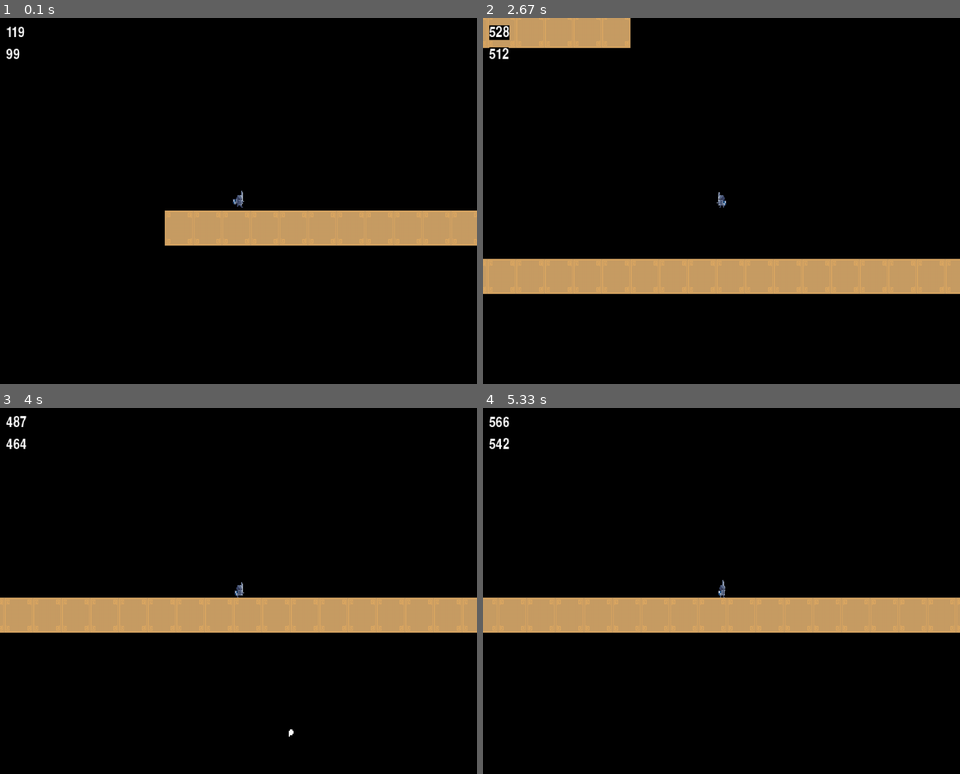
Above: before the commit, frames 1-4 (two rows, left to right).
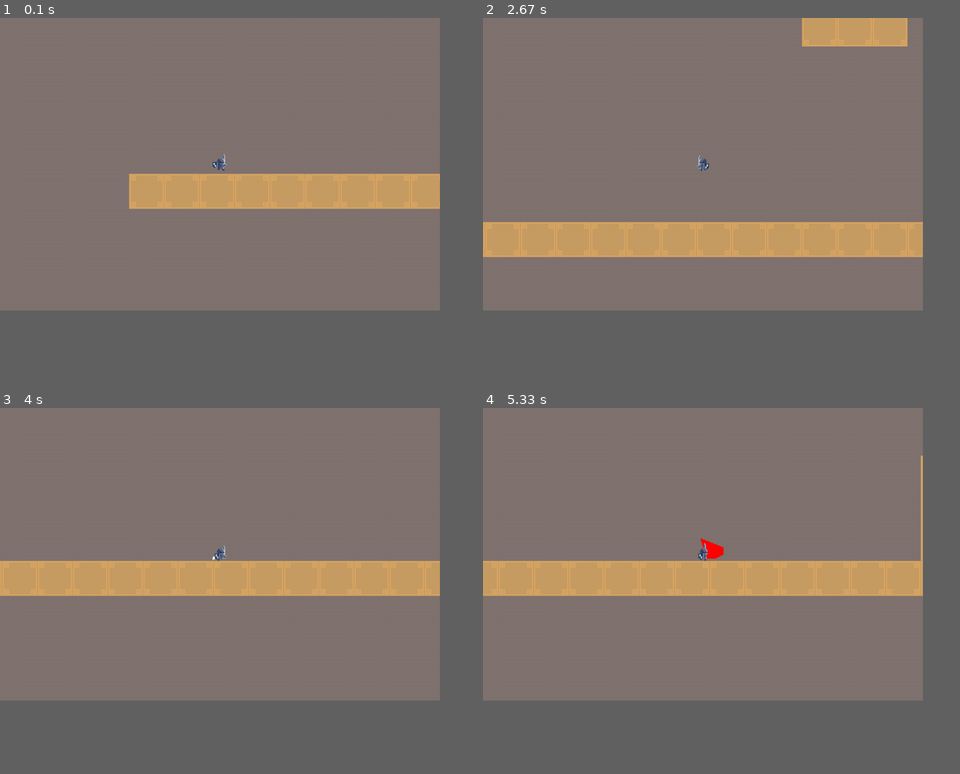
Above: after the commit, the same moments.

Repository: Maltoros/Project-Pygame
Game: pygame game, started from main.py
Two runs of this game, one before a commit and one after it. Both use one fixed random seed, a clock stepped at 60 frames per second and the inputs below.
Inputs:
- Up to frame 1 (0.1 s): no input
- Up to frame 2 (2.67 s): hold J 0.33-0.8 s; hold D 0.33-0.8 s; hold K 0.83-1.3 s; hold D 0.83-1.3 s; tap J at 0.9, 1.2, 1.4, 1.7, 1.9, 2.2, 2.4 s; tap Space at 0.98, 2.48 s; hold D 1.33-1.8 s; hold D 1.83-2.3 s; hold A from 2.33 s (still down)
- Up to frame 3 (4 s): tap J at 2.7, 2.97, 3.27, 3.4, 3.7 s; release A at 2.87 s; hold A 2.9-3.3 s; hold D 3.33-3.97 s
- Up to frame 4 (5.33 s): hold A 4-4.47 s; tap J at 4.07, 4.37, 4.57, 4.87, 5.07 s; tap Space at 4.15 s; hold D 4.5-4.97 s; hold D from 5 s (still down)
In our replay, the window is 900x692 before the commit and 830x553 after it. These sizes can differ from the game's own. Grey fills any space a smaller window leaves; there, only what the larger window draws over its background counts as a difference.

The runs differ from the first frame. In frame 1, 74% of the frame differs, in the area x 0-100%, y 0-80%; in frame 2, 74%; in frame 3, 74%, in the area x 0-100%, y 0-90%; in frame 4, 74%.

Commit message:
working on attack detection with a polygon

Diff:
--- a/Assets/first_stage.txt
+++ b/Assets/first_stage.txt
@@ -1,13 +1,13 @@
+100000000000000000000000000000000000000000000000000
+000000011100000000000000000000000000000000000000000
+000000000000001111111111110000000000000000000000000
+011110000000000000000000000000000000000000000000000
 000000000000000000000000000000000000000000000000000
-000000000000000000000000000000000000000000000000000
-000000000000001111111111110000000000000000000000000
-000000000000000000000000000000000000000000000000000
-000000000000000000000000000000000000000000000000000
-00111111000000000000000000000001111111110000000000
-000000000000000000000001000000000000000000000000000
+001111110000000000000000000000011111111100000000000
+000000000000001110000001000000000000000000000000000
 000000000000000000000001000000000000000000000000000
 000000000000000000000000000000000000000000000000000
-00000000000000000000000000000000000000000000000000
-000000000000000000000000000000000000000000000000000
-000P00000000000000000000000000000000000000000000000
+000000000000000000100000000000000000000000000000000
+000000000000000000100000000000000000000000000000000
+000P0000000000000D100000000000000000000000000000000
 111111111111111111111111111111111111111111111111111
--- /dev/null
+++ b/attack.py
@@ -0,0 +1,37 @@
+import pygame, os
+from settings import SCREENHEIGHT, SCREENWIDTH
+vec = pygame.math.Vector2
+SCREENCENTER = (SCREENWIDTH / 2, SCREENHEIGHT / 2)
+
+class Attack(pygame.sprite.Sprite):
+    def __init__(self, player):
+        super().__init__()
+        self.player = player
+        #self.dmgHitboxes = pygame.sprite.Group()
+        self.dmgHitboxes = []
+        self.attackAnimationIndex = 0
+        self.attackAnimationSpeed = 0.15
+        self.attackAnimationsRight = [0, 0, ( (SCREENCENTER + vec(-3, -22) ), (SCREENCENTER + vec(27, -10) ), (SCREENCENTER + vec(27, 0) ), (SCREENCENTER + vec(17, 5) ), (SCREENCENTER + vec(10, 5) ), (SCREENCENTER + vec(5, 5) ) ), ((SCREENCENTER + vec(7, 3) ), (SCREENCENTER + vec(20, -13) ), (SCREENCENTER + vec(24, -6) ), (SCREENCENTER + vec(20, 1) ), (SCREENCENTER + vec(6, 1) ) ), 0, 0 ]
+        self.attackAnimationsLeft = [0, 0, ( (SCREENCENTER + vec(3, -22) ), (SCREENCENTER + vec(-27, -10) ), (SCREENCENTER + vec(-27, 0) ), (SCREENCENTER + vec(-17, 5) ), (SCREENCENTER + vec(-10, 5) ) ), ( (SCREENCENTER + vec(-5, 5) ), (SCREENCENTER + vec(-7, 3) ), (SCREENCENTER + vec(-20, -13) ), (SCREENCENTER + vec(-24, -6) ), (SCREENCENTER + vec(-20, 1) ), (SCREENCENTER + vec(-6, 1) ) ), 0, 0]
+
+    def attacking(self):
+        player = self.player
+        if player.attacking:
+            self.attackAnimationIndex += self.attackAnimationSpeed
+
+            if self.attackAnimationIndex >= len(self.attackAnimationsRight):
+                self.attackAnimationIndex = 0
+
+            if player.facingRight:
+                attackRight = self.attackAnimationsRight[int(self.attackAnimationIndex)]
+                if 2 <= int(self.attackAnimationIndex) <= 3 :
+                    self.dmgHitboxes.append(pygame.draw.polygon(player.displaySurface, 'red', attackRight))
+            else:
+                attackLeft = self.attackAnimationsLeft[int(self.attackAnimationIndex)]
+                if 2 <= int(self.attackAnimationIndex) <= 3 :
+                    self.dmgHitboxes.append(pygame.draw.polygon(player.displaySurface, 'red', attackLeft))
+        else:
+            self.dmgHitboxes.clear()
+
+    def update(self):
+        self.attacking()
--- a/camera.py
+++ b/camera.py
@@ -10,6 +10,6 @@
         return entity.rect.move(self.camera.topleft)
 
     def update(self, target):
-        x = - target.hitbox.centerx + int((SCREENWIDTH + 300) / 2)
+        x = - target.hitbox.centerx + int((SCREENWIDTH) / 2)
         y = - target.hitbox.centery + int(SCREENHEIGHT / 2)
         self.camera = pygame.Rect(x, y, self.width, self.height)
--- a/level.py
+++ b/level.py
@@ -24,6 +24,9 @@
                 if cell == 'P':
                     playerSprite = Player((x, y), self.displaySurface)
                     self.player.add(playerSprite)
+                if cell == 'D':
+                    self.dummyRect = pygame.Rect((x, y), (20, 20))
+
 
     def horizontalMoveCollision(self):
         player = self.player.sprite
@@ -58,19 +61,25 @@
         if player.onCeilling and player.vel.y > 0:
             player.OnCeilling = False
 
+    def checkCollision(self):
+        attackHitbox = self.player.attackType.dmgHitboxes
+        if attackHitbox != None:
+            for sprite in attackHitbox:
+                if sprite.rect.colliderect(self.dummyRect):
+                    print('bite')
+
     def run(self):
+        self.displaySurface.fill((128, 115, 112))
         #camera
         self.camera.update(self.player.sprite)
 
         #level tiles
         for sprite in self.tiles:
             self.displaySurface.blit(sprite.image, self.camera.apply(sprite))
-
+        pygame.draw.rect(self.displaySurface, 'white', self.dummyRect)
         #player
         #self.createAttackHitbox()
         self.player.update()
         self.displaySurface.blit(self.player.sprite.image, self.camera.apply(self.player.sprite))
         self.horizontalMoveCollision()
         self.verticalMoveCollision()
-        debug(self.displaySurface, self.player.sprite.hitbox.x)
-        debug(self.displaySurface, self.player.sprite.rect.x, 10, 40)
--- a/main.py
+++ b/main.py
@@ -9,15 +9,14 @@
         pygame.mixer.init()
         self.clock = pygame.time.Clock()
         pygame.display.set_caption('Metroidvania final project')
-        self.displayWindow = pygame.display.set_mode((SCREENWIDTH*2 + 300, SCREENHEIGHT*2))
-        self.screen = pygame.Surface((SCREENWIDTH+300, SCREENHEIGHT))
+        self.displayWindow = pygame.display.set_mode((SCREENWIDTH*2, SCREENHEIGHT*2))
+        self.screen = pygame.Surface((SCREENWIDTH, SCREENHEIGHT))
         self.running = True
         self.level = Level(STAGE[0], self.screen)
         self.level.setupLevel(STAGE[0])
 
 
     def new(self):
-        self.allSprite = pygame.sprite.Group()
         self.run()
 
     def run(self):
@@ -25,11 +24,7 @@
         while self.playing:
             self.clock.tick(FPS)
             self.events()
-            self.update()
             self.draw()
-
-    def update(self):
-        self.allSprite.update()
 
     def events(self):
         player = self.level.player.sprite
@@ -43,7 +38,6 @@
                     player.jump()
 
     def draw(self):
-        self.screen.fill('black')
         self.level.run()
         self.displayWindow.blit(pygame.transform.scale(self.screen, self.displayWindow.get_size()), (0,0))
         pygame.display.update()
--- a/player.py
+++ b/player.py
@@ -1,6 +1,8 @@
 import pygame, os
-from settings import importFolder, playerAcc, playerFric, playerGrav
+from settings import SCREENHEIGHT, SCREENWIDTH, importFolder, playerAcc, playerFric, playerGrav
+from attack import Attack
 vec = pygame.math.Vector2
+SCREENCENTER = (SCREENWIDTH / 2, SCREENHEIGHT / 2)
 
 class Player(pygame.sprite.Sprite):
     def __init__(self, pos, surface):
@@ -34,6 +36,7 @@
         self.onRight = False
 
         #playerstats
+        self.attackType = Attack(self)
         self.hpMax = 10
         self.currHp = self.hpMax
         self.damage = 5
@@ -78,11 +81,11 @@
 
             dustParticle = self.dustRunParticles[int(self.dustFrameIndex)]
             if self.facingRight:
-                pos = self.hitbox.bottomleft
-                self.displaySurface.blit(dustParticle, (self.hitbox.x , self.hitbox.y - 120))
-            # else:
-            #     flippedImage = pygame.transform.flip(dustParticle, True, False)
-            #     self.image = flippedImage
+                self.displaySurface.blit(pygame.transform.scale(dustParticle, (5,5)), (SCREENCENTER + vec(-10, 3)))
+            else:
+                flippedImage = pygame.transform.flip(dustParticle, True, False)
+                self.displaySurface.blit(pygame.transform.scale(flippedImage , (5, 5)), (SCREENCENTER + vec(5, 3)))
+
     def inputs(self):
         self.acc = vec(0, playerGrav)
         keys = pygame.key.get_pressed()
@@ -102,7 +105,6 @@
         if keys[pygame.K_j] and not self.attacking:
             self.attacking = True
             self.attackTime = pygame.time.get_ticks()
-            self.attack()
 
         if keys[pygame.K_k] and not self.attacking:
             self.magic()
@@ -127,9 +129,6 @@
             if currentTime - self.attackTime >= self.attackCD:
                 self.attacking = False
 
-    def attack(self):
-        pass
-
     def magic(self):
         pass
 
@@ -147,3 +146,4 @@
         self.animate()
         self.runDustAnimate()
         self.cooldowns()
+        self.attackType.update()
--- a/settings.py
+++ b/settings.py
@@ -33,8 +33,8 @@
 #Screen Attributes
 FPS = 60
 TILESIZE = 48
-SCREENWIDTH = 500
-SCREENHEIGHT = 500
+SCREENWIDTH = 600
+SCREENHEIGHT = 400
 #Player Attributes
 playerAcc = 0.5
 playerFric = - 0.12
